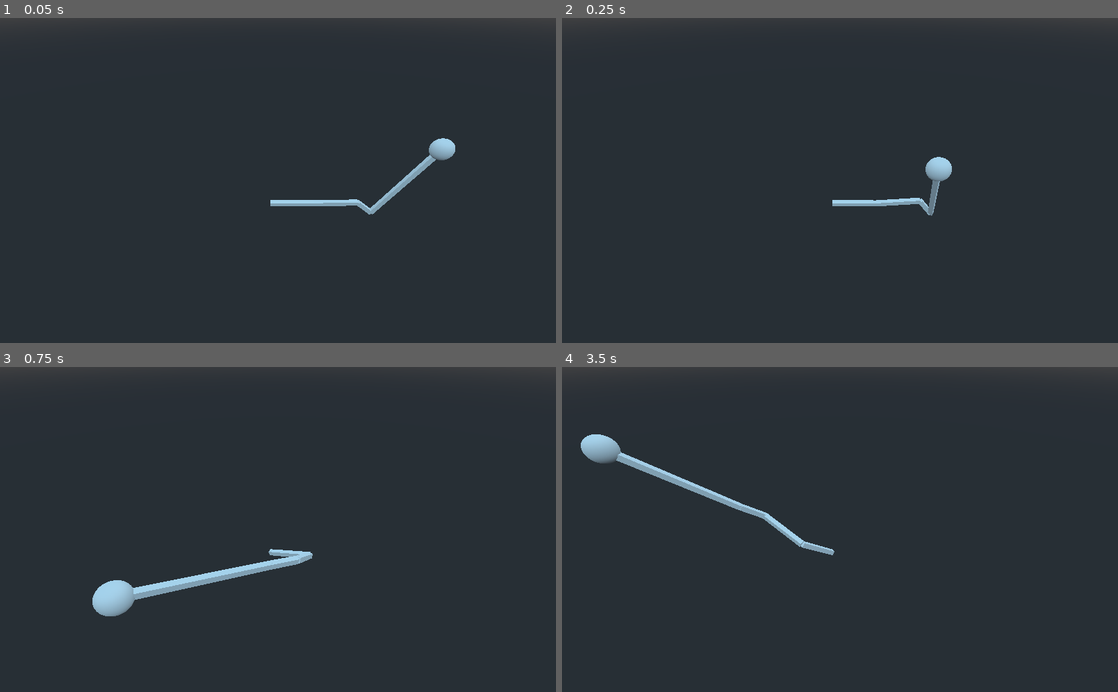
Above: before the commit, frames 1-4 (two rows, left to right).
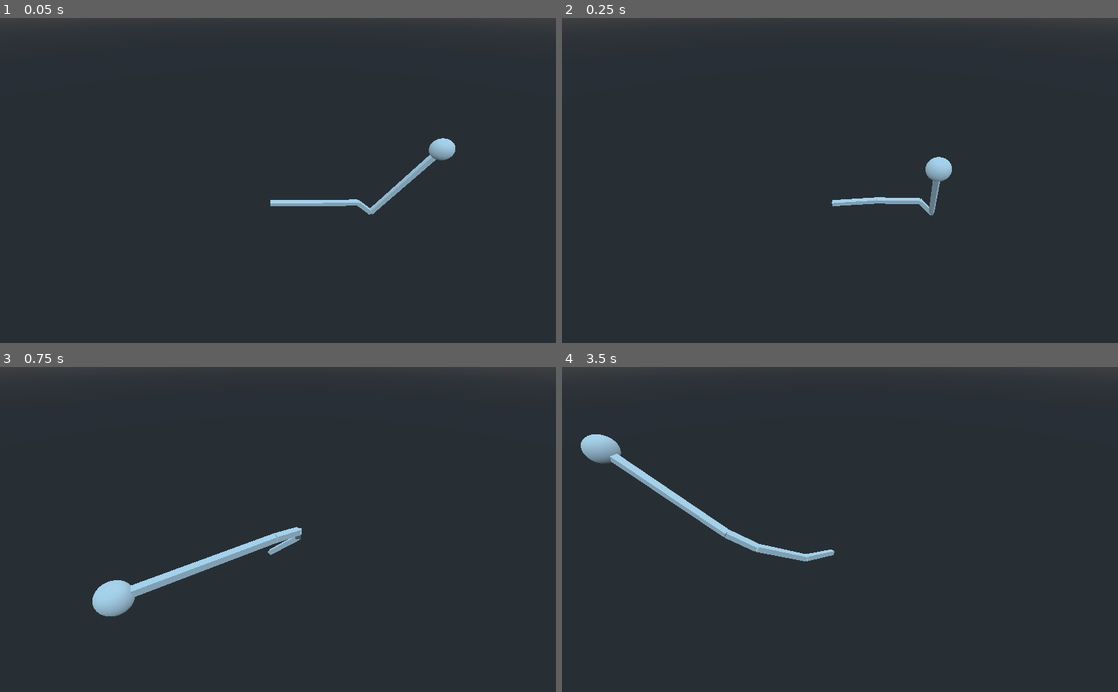
Above: after the commit, the same moments.

Repository: QuentinDaveau/IK-test
Game: Godot game, scene res://stresstest.tscn
The game is run twice, just before and just after one commit, with the same random seed, the same clock (stepped at 60 frames per second) and the same inputs. This scene is started directly instead of the project's main scene.
Inputs:
- Up to frame 1 (0.05 s): no input
- Up to frame 2 (0.25 s): no input
- Up to frame 3 (0.75 s): no input
- Up to frame 4 (3.5 s): no input

Frame 1 is identical in both runs. In frame 2, 0.2% of the frame differs, in the area x 48-68%, y 50-61%; in frame 3, 2.1%; in frame 4, 2.1%, in the area x 8-49%, y 26-60%.

Commit message:
Add different Constraint tests

Diff:
--- a/CleanIKTest.tscn
+++ b/CleanIKTest.tscn
@@ -6,31 +6,26 @@
 [sub_resource type="Resource" id=9]
 script = ExtResource( 2 )
 target_transform = NodePath("Arm")
-weight = 1.0
 constraints = Vector3( 0, 0, 0 )
 
 [sub_resource type="Resource" id=10]
 script = ExtResource( 2 )
 target_transform = NodePath("Arm/Bone1")
-weight = 1.0
-constraints = Vector3( 0, 0, 0 )
+constraints = Vector3( 45, 0, 0 )
 
 [sub_resource type="Resource" id=11]
 script = ExtResource( 2 )
 target_transform = NodePath("Arm/Bone1/Bone2")
-weight = 1.0
-constraints = Vector3( 0, 0, 0 )
+constraints = Vector3( 45, 0, 0 )
 
 [sub_resource type="Resource" id=12]
 script = ExtResource( 2 )
 target_transform = NodePath("Arm/Bone1/Bone2/Bone3")
-weight = 1.0
 constraints = Vector3( 0, 0, 0 )
 
 [sub_resource type="Resource" id=13]
 script = ExtResource( 2 )
 target_transform = NodePath("Arm/Bone1/Bone2/Bone3/Bone4")
-weight = 1.0
 constraints = Vector3( 0, 0, 0 )
 
 [sub_resource type="CubeMesh" id=1]
--- a/clean_ik.gd
+++ b/clean_ik.gd
@@ -15,7 +15,7 @@
 
 var _target: Spatial
 
-var _joints_spatials := []
+var _joints_resolvers := []
 var _joints_distances := []
 
 
@@ -31,46 +31,38 @@
 
 
 func _resolve_ik() -> void:
-	# Getting the joints positions, and adding the root and target positions as well
-	# So the only 'true' values that we will use are from joints[1] to joints[-2]
-	var joints_pos := [_joints_spatials[0].global_transform.origin]
-	for joint in _joints_spatials:
-		joints_pos.append(joint.global_transform.origin)
-	joints_pos.append(_target.global_transform.origin)
-
+	_joints_resolvers[0].position = _joints_resolvers[1].position
+	_refresh_resolvers()
 	# Resolving the IK
 	for i in range(_max_resolves):
-		_forward_pass(joints_pos)
-		_backward_pass(joints_pos)
-		if _is_close_to_target(joints_pos):
+		if _ik_pass():
 			break
-	_apply_to_joints(joints_pos)
+	_apply_to_joints()
 
 
 
-func _forward_pass(var positions: Array) -> void:
-	for j in range(positions.size() - 2, 0, -1):
-		var dir: Vector3 = positions[j + 1].direction_to(positions[j])
-		positions[j] = positions[j + 1] + dir * _joints_distances[j + 1]
+func _refresh_resolvers() -> void:
+	for resolver in _joints_resolvers:
+		resolver.refresh_position()
+
+
+# TODO: Could get rid of distance array for the sake of clarity (can be integrated in resolvers)
+func _ik_pass() -> bool:
+	# Forward pass
+	for j in range(_joints_resolvers.size() - 2, 0, -1):
+		_joints_resolvers[j].resolve_position(_joints_resolvers[j + 1], _joints_distances[j + 1])
+	# Backward pass
+	for j in range(1, _joints_resolvers.size() - 1):
+		_joints_resolvers[j].resolve_position(_joints_resolvers[j - 1], _joints_distances[j])
+	# Return wether we are close enough to the target or not
+	return _joints_resolvers[-2].position.distance_to(_joints_resolvers[-1].position) <= _min_accepted_dist
 
 
 
-func _backward_pass(var positions: Array) -> void:
-	for j in range(1, positions.size() - 1):
-		var dir: Vector3 = positions[j - 1].direction_to(positions[j])
-		positions[j] = positions[j - 1] + dir * _joints_distances[j]
+func _apply_to_joints() -> void:
+	for r in range(1, _joints_resolvers.size() - 2):
+		_joints_resolvers[r].set_transform(_joints_resolvers[r + 1].position)
 
-
-
-func _is_close_to_target(var positions: Array) -> bool:
-	return positions[-2].distance_to(positions[-1]) <= _min_accepted_dist
-
-
-
-func _apply_to_joints(var positions: Array) -> void:
-	for r in range(1, positions.size() - 2):
-		_joints_spatials[r - 1].global_transform.origin = positions[r]
-		_joints_spatials[r - 1].global_transform.basis = _joints_spatials[r - 1].global_transform.looking_at(positions[r + 1], Vector3.UP).basis
 
 
 
@@ -78,32 +70,84 @@
 func _setup_joints() -> void:
 	_target = get_node(_target_path)
 
+	# Getting the joints positions, and adding the root and target positions as well
+	# So the only 'true' values that we will use are from _joints_resolvers[1] to _joints_resolvers[-2]
 	for joint in _joints:
-		_joints_spatials.append(get_node(joint.target_transform))
+		_joints_resolvers.append(JointResolver.new(joint, get_node(joint.target_transform)))
 
 	_joints_distances.clear()
-	for i in range(1, _joints_spatials.size()):
-		_joints_distances.append(_joints_spatials[i].global_transform.origin.distance_to(_joints_spatials[i - 1].global_transform.origin))
+	for i in range(1, _joints_resolvers.size()):
+		_joints_distances.append(_joints_resolvers[i].position.distance_to(_joints_resolvers[i - 1].position))
 
 	# Adding extra distances for respectively target (x2) and root bones
 	_joints_distances.push_front(0)
 	_joints_distances.push_front(0)
 	_joints_distances.append(0)
 
+	# Adding dummy root and target joints
+	_joints_resolvers.push_front(JointResolver.new(_joints[0], get_node(_joints[0].target_transform)))
+	var dummy_target_joint = IkJoint.new()
+	dummy_target_joint.target_transform = _target_path
+	_joints_resolvers.append(JointResolver.new(dummy_target_joint, _target))
 
 
-class JointData:
+
+class JointResolver:
+	var _data: IkJoint
 	var _joint: Spatial
-	var _data: IkJoint
+	var _constraint: Vector3
 
-	var _position
-	var _previous_position
+	# Accessing directly position instead of passing by a func helps a lot to gain ms
+	var position: Vector3
+	var _forward: Vector3
+
+
+	func _init(data: IkJoint, joint: Spatial) -> void:
+		_data = data
+		_joint = joint
+		refresh_position()
+		_set_constraint()
 
 
 	func refresh_position() -> void:
-		_position = _joint.global_transform.origin
+		position = _joint.global_transform.origin
 
 
-	func set_position(var position: Vector3) -> void:
-		_previous_position = _position
-		_position = position
+	func resolve_position(parent_joint: JointResolver, distance: float) -> void:
+		_forward = parent_joint.resolve_constraint(position)
+		position = parent_joint.position + _forward * distance
+
+
+	# TODO: Find a cleaner way for the basis
+	func set_transform(lookat_target: Vector3) -> void:
+		_joint.global_transform.origin = position
+		_joint.global_transform.basis = _joint.global_transform.looking_at(lookat_target, Vector3.UP).basis
+
+
+	func resolve_constraint(source_position: Vector3) -> Vector3:
+		var direction := position.direction_to(source_position)
+		if not _forward or not direction or not _constraint:
+			return direction
+		else:
+			return _clamp_direction(direction)
+
+
+	func _clamp_direction(direction: Vector3) -> Vector3:
+#		var rot_to_apply := Basis(-_forward.cross(direction).normalized(), -_forward.angle_to(direction))
+#		var applied_vector := Vector3.BACK
+#		applied_vector.x = rot_to_apply.z.x if abs(rot_to_apply.z.x) < _constraint.x else _constraint.x * sign(rot_to_apply.z.x)
+#		applied_vector.y = rot_to_apply.z.y if abs(rot_to_apply.z.y) < _constraint.y else _constraint.y * sign(rot_to_apply.z.y)
+#		var right := Vector3.UP.cross(applied_vector).normalized()
+#		return Basis(right, applied_vector.cross(right), applied_vector).xform(_forward)
+		if _forward.dot(direction) > cos(_constraint.x):
+			return direction
+		return _forward.rotated(_forward.cross(direction).normalized(), _constraint.x)
+
+
+	func _set_constraint() -> void:
+		if _data.constraints:
+			_constraint.x = PI * _data.constraints.x / 180
+#			_constraint = Basis(PI * _data.constraints / 180).z
+#			_constraint.x = abs(_constraint.x)
+#			_constraint.y = abs(_constraint.y)
+#			_constraint.z = abs(_constraint.z)
--- a/ik_joint.gd
+++ b/ik_joint.gd
@@ -8,9 +8,5 @@
 
 export(NodePath) var target_transform
 
-# A weight of 1 means that the joint will fully bend to reach its target per resolve
-# A weight of 0 means that the joint will not bend (no movement at all)
-export(float, 0, 1) var weight = 1
-
 # Bend angle constraints in euler angles (relative to the forward of the joint)
 export(Vector3) var constraints = Vector3.ZERO
--- a/stresstest.tscn
+++ b/stresstest.tscn
@@ -5,301 +5,301 @@
 [node name="Spatial" type="Spatial"]
 
 [node name="IKTest" parent="." instance=ExtResource( 1 )]
-_max_resolves = 1
+_max_resolves = 3
 
 [node name="IKTest2" parent="." instance=ExtResource( 1 )]
-_max_resolves = 1
+_max_resolves = 3
 
 [node name="IKTest3" parent="." instance=ExtResource( 1 )]
-_max_resolves = 1
+_max_resolves = 3
 
 [node name="IKTest4" parent="." instance=ExtResource( 1 )]
-_max_resolves = 1
+_max_resolves = 3
 
 [node name="IKTest5" parent="." instance=ExtResource( 1 )]
-_max_resolves = 1
+_max_resolves = 3
 
 [node name="IKTest6" parent="." instance=ExtResource( 1 )]
-_max_resolves = 1
+_max_resolves = 3
 
 [node name="IKTest7" parent="." instance=ExtResource( 1 )]
-_max_resolves = 1
+_max_resolves = 3
 
 [node name="IKTest8" parent="." instance=ExtResource( 1 )]
-_max_resolves = 1
+_max_resolves = 3
 
 [node name="IKTest9" parent="." instance=ExtResource( 1 )]
-_max_resolves = 1
+_max_resolves = 3
 
 [node name="IKTest10" parent="." instance=ExtResource( 1 )]
-_max_resolves = 1
+_max_resolves = 3
 
 [node name="IKTest11" parent="." instance=ExtResource( 1 )]
-_max_resolves = 1
+_max_resolves = 3
 
 [node name="IKTest12" parent="." instance=ExtResource( 1 )]
-_max_resolves = 1
+_max_resolves = 3
 
 [node name="IKTest13" parent="." instance=ExtResource( 1 )]
-_max_resolves = 1
+_max_resolves = 3
 
 [node name="IKTest14" parent="." instance=ExtResource( 1 )]
-_max_resolves = 1
+_max_resolves = 3
 
 [node name="IKTest15" parent="." instance=ExtResource( 1 )]
-_max_resolves = 1
+_max_resolves = 3
 
 [node name="IKTest16" parent="." instance=ExtResource( 1 )]
-_max_resolves = 1
+_max_resolves = 3
 
 [node name="IKTest17" parent="." instance=ExtResource( 1 )]
-_max_resolves = 1
+_max_resolves = 3
 
 [node name="IKTest18" parent="." instance=ExtResource( 1 )]
-_max_resolves = 1
+_max_resolves = 3
 
 [node name="IKTest19" parent="." instance=ExtResource( 1 )]
-_max_resolves = 1
+_max_resolves = 3
 
 [node name="IKTest20" parent="." instance=ExtResource( 1 )]
-_max_resolves = 1
+_max_resolves = 3
 
 [node name="IKTest21" parent="." instance=ExtResource( 1 )]
-_max_resolves = 1
+_max_resolves = 3
 
 [node name="IKTest22" parent="." instance=ExtResource( 1 )]
-_max_resolves = 1
+_max_resolves = 3
 
 [node name="IKTest23" parent="." instance=ExtResource( 1 )]
-_max_resolves = 1
+_max_resolves = 3
 
 [node name="IKTest24" parent="." instance=ExtResource( 1 )]
-_max_resolves = 1
+_max_resolves = 3
 
 [node name="IKTest25" parent="." instance=ExtResource( 1 )]
-_max_resolves = 1
+_max_resolves = 3
 
 [node name="IKTest26" parent="." instance=ExtResource( 1 )]
-_max_resolves = 1
+_max_resolves = 3
 
 [node name="IKTest27" parent="." instance=ExtResource( 1 )]
-_max_resolves = 1
+_max_resolves = 3
 
 [node name="IKTest28" parent="." instance=ExtResource( 1 )]
-_max_resolves = 1
+_max_resolves = 3
 
 [node name="IKTest29" parent="." instance=ExtResource( 1 )]
-_max_resolves = 1
+_max_resolves = 3
 
 [node name="IKTest30" parent="." instance=ExtResource( 1 )]
-_max_resolves = 1
+_max_resolves = 3
 
 [node name="IKTest31" parent="." instance=ExtResource( 1 )]
-_max_resolves = 1
+_max_resolves = 3
 
 [node name="IKTest32" parent="." instance=ExtResource( 1 )]
-_max_resolves = 1
+_max_resolves = 3
 
 [node name="IKTest33" parent="." instance=ExtResource( 1 )]
-_max_resolves = 1
+_max_resolves = 3
 
 [node name="IKTest34" parent="." instance=ExtResource( 1 )]
-_max_resolves = 1
+_max_resolves = 3
 
 [node name="IKTest35" parent="." instance=ExtResource( 1 )]
-_max_resolves = 1
+_max_resolves = 3
 
 [node name="IKTest36" parent="." instance=ExtResource( 1 )]
-_max_resolves = 1
+_max_resolves = 3
 
 [node name="IKTest37" parent="." instance=ExtResource( 1 )]
-_max_resolves = 1
+_max_resolves = 3
 
 [node name="IKTest38" parent="." instance=ExtResource( 1 )]
-_max_resolves = 1
+_max_resolves = 3
 
 [node name="IKTest39" parent="." instance=ExtResource( 1 )]
-_max_resolves = 1
+_max_resolves = 3
 
 [node name="IKTest40" parent="." instance=ExtResource( 1 )]
-_max_resolves = 1
+_max_resolves = 3
 
 [node name="IKTest41" parent="." instance=ExtResource( 1 )]
-_max_resolves = 1
+_max_resolves = 3
 
 [node name="IKTest42" parent="." instance=ExtResource( 1 )]
-_max_resolves = 1
+_max_resolves = 3
 
 [node name="IKTest43" parent="." instance=ExtResource( 1 )]
-_max_resolves = 1
+_max_resolves = 3
 
 [node name="IKTest44" parent="." instance=ExtResource( 1 )]
-_max_resolves = 1
+_max_resolves = 3
 
 [node name="IKTest45" parent="." instance=ExtResource( 1 )]
-_max_resolves = 1
+_max_resolves = 3
 
 [node name="IKTest46" parent="." instance=ExtResource( 1 )]
-_max_resolves = 1
+_max_resolves = 3
 
 [node name="IKTest47" parent="." instance=ExtResource( 1 )]
-_max_resolves = 1
+_max_resolves = 3
 
 [node name="IKTest48" parent="." instance=ExtResource( 1 )]
-_max_resolves = 1
+_max_resolves = 3
 
 [node name="IKTest49" parent="." instance=ExtResource( 1 )]
-_max_resolves = 1
+_max_resolves = 3
 
 [node name="IKTest50" parent="." instance=ExtResource( 1 )]
-_max_resolves = 1
+_max_resolves = 3
 
 [node name="IKTest51" parent="." instance=ExtResource( 1 )]
-_max_resolves = 1
+_max_resolves = 3
 
 [node name="IKTest52" parent="." instance=ExtResource( 1 )]
-_max_resolves = 1
+_max_resolves = 3
 
 [node name="IKTest53" parent="." instance=ExtResource( 1 )]
-_max_resolves = 1
+_max_resolves = 3
 
 [node name="IKTest54" parent="." instance=ExtResource( 1 )]
-_max_resolves = 1
+_max_resolves = 3
 
 [node name="IKTest55" parent="." instance=ExtResource( 1 )]
-_max_resolves = 1
+_max_resolves = 3
 
 [node name="IKTest56" parent="." instance=ExtResource( 1 )]
-_max_resolves = 1
+_max_resolves = 3
 
 [node name="IKTest57" parent="." instance=ExtResource( 1 )]
-_max_resolves = 1
+_max_resolves = 3
 
 [node name="IKTest58" parent="." instance=ExtResource( 1 )]
-_max_resolves = 1
+_max_resolves = 3
 
 [node name="IKTest59" parent="." instance=ExtResource( 1 )]
-_max_resolves = 1
+_max_resolves = 3
 
 [node name="IKTest60" parent="." instance=ExtResource( 1 )]
-_max_resolves = 1
+_max_resolves = 3
 
 [node name="IKTest61" parent="." instance=ExtResource( 1 )]
-_max_resolves = 1
+_max_resolves = 3
 
 [node name="IKTest62" parent="." instance=ExtResource( 1 )]
-_max_resolves = 1
+_max_resolves = 3
 
 [node name="IKTest63" parent="." instance=ExtResource( 1 )]
-_max_resolves = 1
+_max_resolves = 3
 
 [node name="IKTest64" parent="." instance=ExtResource( 1 )]
-_max_resolves = 1
+_max_resolves = 3
 
 [node name="IKTest65" parent="." instance=ExtResource( 1 )]
-_max_resolves = 1
+_max_resolves = 3
 
 [node name="IKTest66" parent="." instance=ExtResource( 1 )]
-_max_resolves = 1
+_max_resolves = 3
 
 [node name="IKTest67" parent="." instance=ExtResource( 1 )]
-_max_resolves = 1
+_max_resolves = 3
 
 [node name="IKTest68" parent="." instance=ExtResource( 1 )]
-_max_resolves = 1
+_max_resolves = 3
 
 [node name="IKTest69" parent="." instance=ExtResource( 1 )]
-_max_resolves = 1
+_max_resolves = 3
 
 [node name="IKTest70" parent="." instance=ExtResource( 1 )]
-_max_resolves = 1
+_max_resolves = 3
 
 [node name="IKTest71" parent="." instance=ExtResource( 1 )]
-_max_resolves = 1
+_max_resolves = 3
 
 [node name="IKTest72" parent="." instance=ExtResource( 1 )]
-_max_resolves = 1
+_max_resolves = 3
 
 [node name="IKTest73" parent="." instance=ExtResource( 1 )]
-_max_resolves = 1
+_max_resolves = 3
 
 [node name="IKTest74" parent="." instance=ExtResource( 1 )]
-_max_resolves = 1
+_max_resolves = 3
 
 [node name="IKTest75" parent="." instance=ExtResource( 1 )]
-_max_resolves = 1
+_max_resolves = 3
 
 [node name="IKTest76" parent="." instance=ExtResource( 1 )]
-_max_resolves = 1
+_max_resolves = 3
 
 [node name="IKTest77" parent="." instance=ExtResource( 1 )]
-_max_resolves = 1
+_max_resolves = 3
 
 [node name="IKTest78" parent="." instance=ExtResource( 1 )]
-_max_resolves = 1
+_max_resolves = 3
 
 [node name="IKTest79" parent="." instance=ExtResource( 1 )]
-_max_resolves = 1
+_max_resolves = 3
 
 [node name="IKTest80" parent="." instance=ExtResource( 1 )]
-_max_resolves = 1
+_max_resolves = 3
 
 [node name="IKTest81" parent="." instance=ExtResource( 1 )]
-_max_resolves = 1
+_max_resolves = 3
 
 [node name="IKTest82" parent="." instance=ExtResource( 1 )]
-_max_resolves = 1
+_max_resolves = 3
 
 [node name="IKTest83" parent="." instance=ExtResource( 1 )]
-_max_resolves = 1
+_max_resolves = 3
 
 [node name="IKTest84" parent="." instance=ExtResource( 1 )]
-_max_resolves = 1
+_max_resolves = 3
 
 [node name="IKTest85" parent="." instance=ExtResource( 1 )]
-_max_resolves = 1
+_max_resolves = 3
 
 [node name="IKTest86" parent="." instance=ExtResource( 1 )]
-_max_resolves = 1
+_max_resolves = 3
 
 [node name="IKTest87" parent="." instance=ExtResource( 1 )]
-_max_resolves = 1
+_max_resolves = 3
 
 [node name="IKTest88" parent="." instance=ExtResource( 1 )]
-_max_resolves = 1
+_max_resolves = 3
 
 [node name="IKTest89" parent="." instance=ExtResource( 1 )]
-_max_resolves = 1
+_max_resolves = 3
 
 [node name="IKTest90" parent="." instance=ExtResource( 1 )]
-_max_resolves = 1
+_max_resolves = 3
 
 [node name="IKTest91" parent="." instance=ExtResource( 1 )]
-_max_resolves = 1
+_max_resolves = 3
 
 [node name="IKTest92" parent="." instance=ExtResource( 1 )]
-_max_resolves = 1
+_max_resolves = 3
 
 [node name="IKTest93" parent="." instance=ExtResource( 1 )]
-_max_resolves = 1
+_max_resolves = 3
 
 [node name="IKTest94" parent="." instance=ExtResource( 1 )]
-_max_resolves = 1
+_max_resolves = 3
 
 [node name="IKTest95" parent="." instance=ExtResource( 1 )]
-_max_resolves = 1
+_max_resolves = 3
 
 [node name="IKTest96" parent="." instance=ExtResource( 1 )]
-_max_resolves = 1
+_max_resolves = 3
 
 [node name="IKTest97" parent="." instance=ExtResource( 1 )]
-_max_resolves = 1
+_max_resolves = 3
 
 [node name="IKTest98" parent="." instance=ExtResource( 1 )]
-_max_resolves = 1
+_max_resolves = 3
 
 [node name="IKTest99" parent="." instance=ExtResource( 1 )]
-_max_resolves = 1
+_max_resolves = 3
 
 [node name="IKTest100" parent="." instance=ExtResource( 1 )]
-_max_resolves = 1
+_max_resolves = 3
